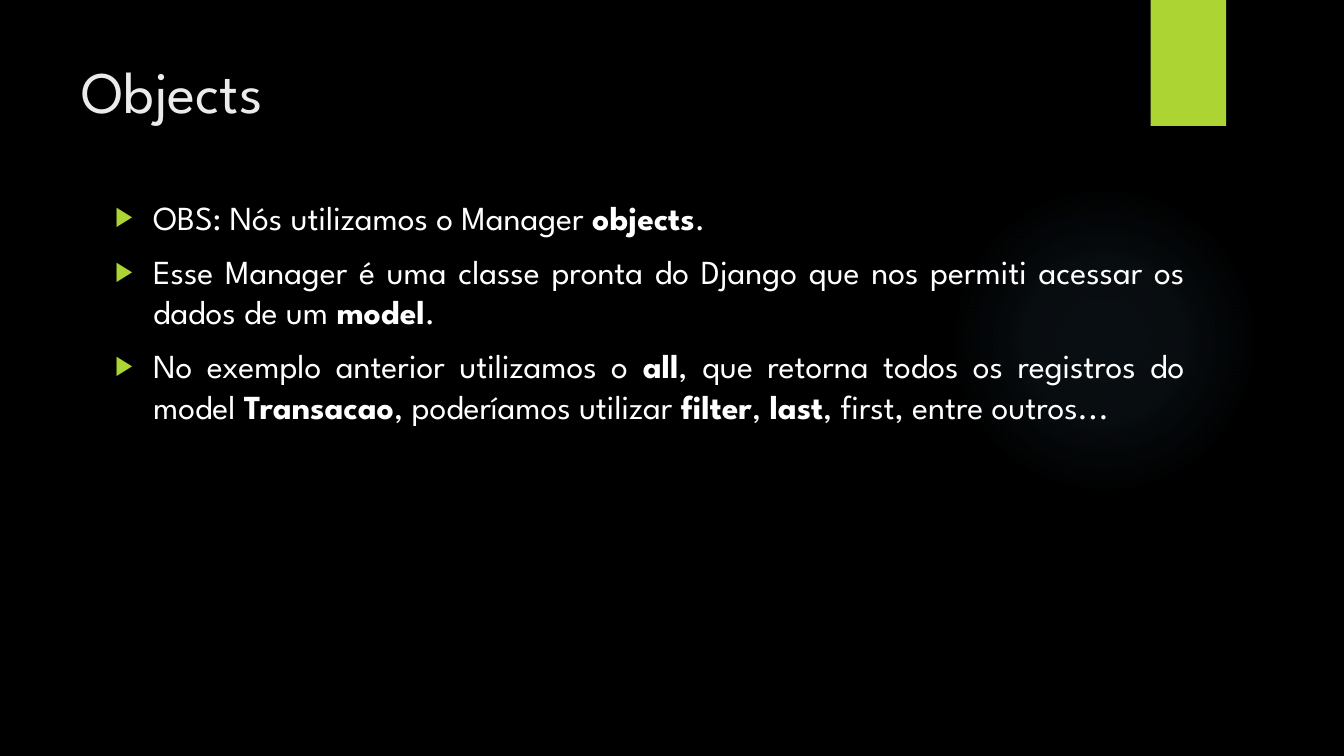
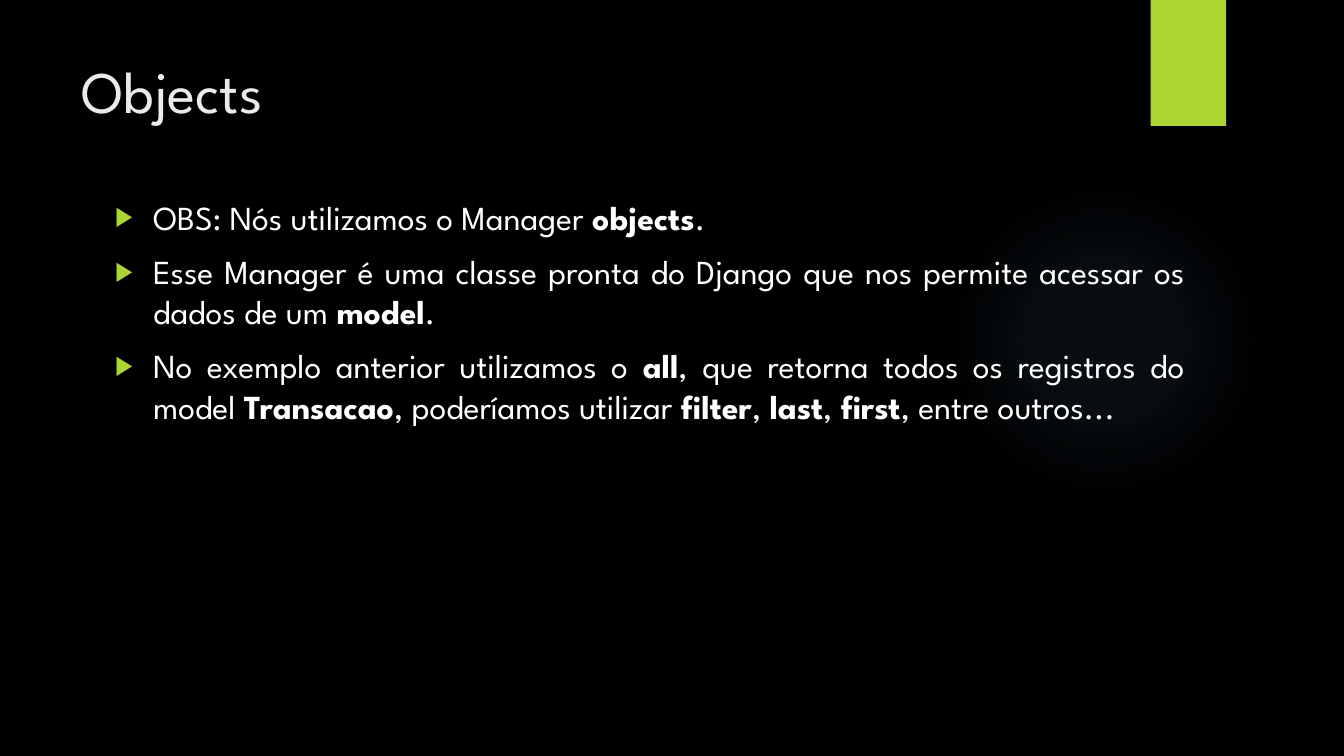
Before and after one commit to DiegoMeruoca/diegomeruoca.github.io, a slide deck: slide 5 of content/TDS/DS/12 - Realizando um CRUD - Read.ppsx. Drawn at 1344x756 pixels with LibreOffice and Linux fonts; fonts in the diff are those of the drawing; background and template pictures are left out. Boxes give left, top, right and bottom in pixels: in the first picture for what was removed or moved away, otherwise in the second. Text is boxed around its words. In the diff, an @@ line names an element or a change of style, - is before the commit and + after.

```diff
--- a/content/TDS/DS/12 - Realizando um CRUD - Read.ppsx
+++ b/content/TDS/DS/12 - Realizando um CRUD - Read.ppsx
@@ text at [153, 261, 1184, 325]: text changed @@
-▶ Esse Manager é uma classe pronta do Django que nos permiti acessar os dados de um model.
+▶ Esse Manager é uma classe pronta do Django que nos permite acessar os dados de um model.
@@ text at [153, 355, 1184, 426]: bold on in "first," @@
```
Also in this commit, not shown: 1 other slide changed, 23 other files.
